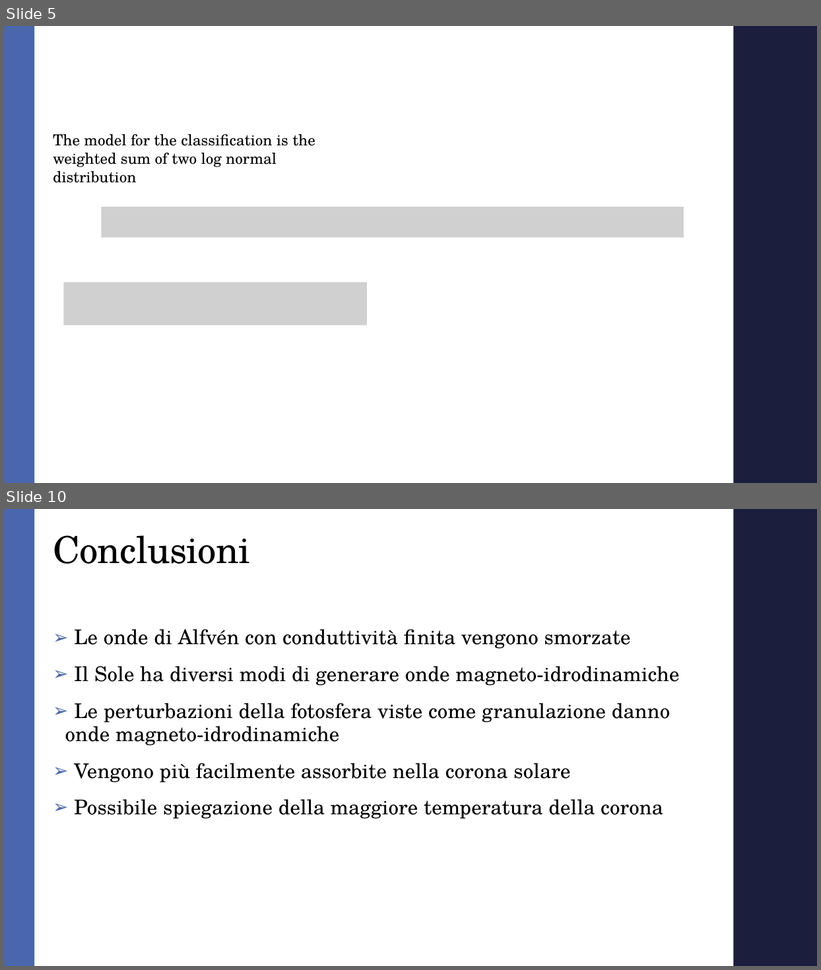
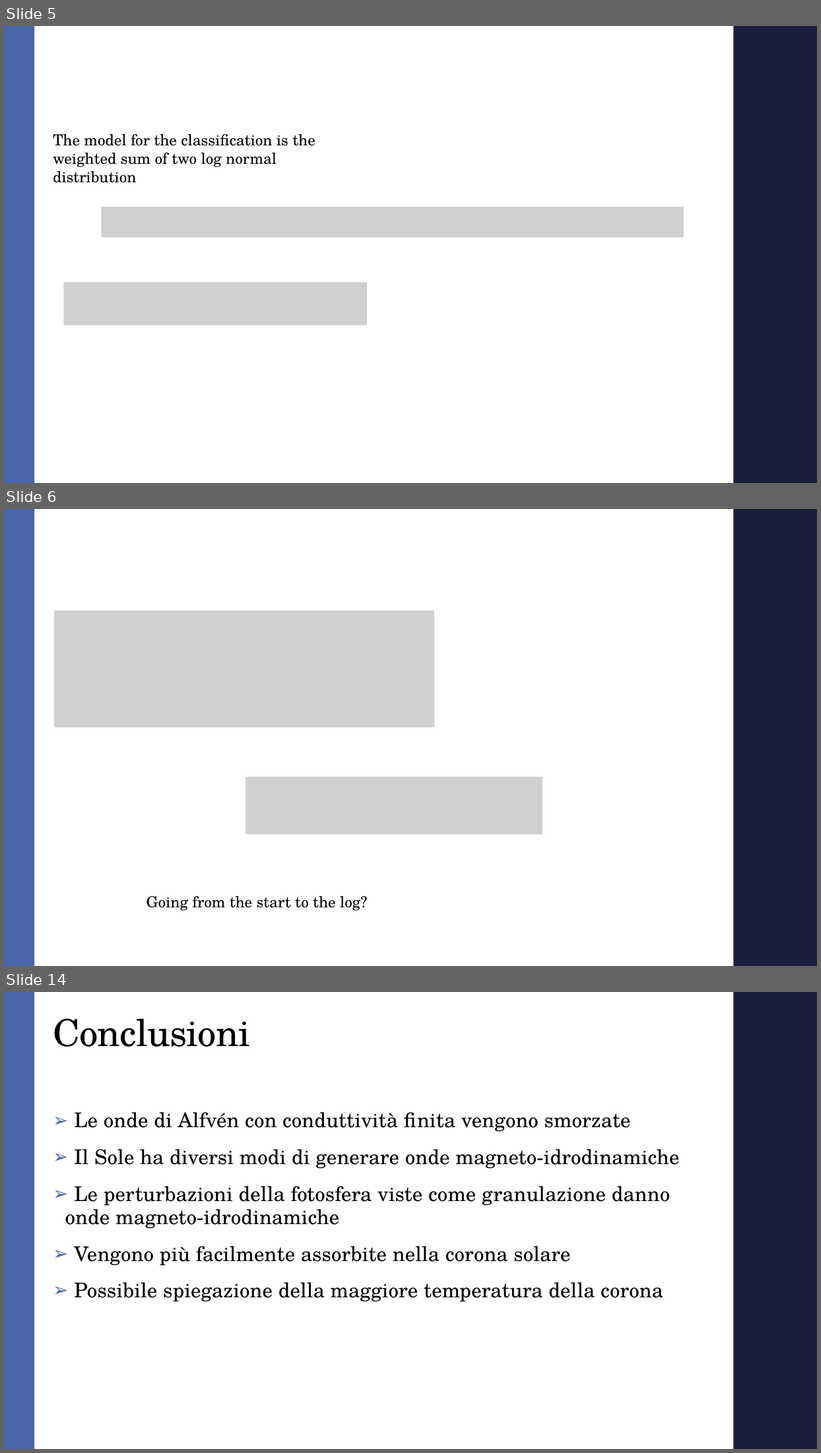
Before and after one commit to AndreaMarcone01/Bayesian_exam, a slide deck: Seminar.pptx. Shown one above the other, each under a label of ours: slides 5 and 10 before the commit, slides 5, 6 and 14 after it; the slides between them are not shown. The pictures are 821x970 and 821x1453 pixels, drawn with LibreOffice and Linux fonts; fonts in the diff are those of the drawing; grey boxes stand for pictures; background and template pictures are left out. Boxes give left, top, right and bottom in pixels: in the first picture for what was removed or moved away, otherwise in the second. Text is boxed around its words. In the diff, an @@ line names an element or a change of style, - is before the commit and + after.

```diff
--- a/Seminar.pptx
+++ b/Seminar.pptx
@@ slide 6 added at (x1=4, y1=509, x2=817, y2=966), background #FFFFFF; not listed: 2 template elements that a slide beside it also shows @@
@@ picture added at (x1=54, y1=611, x2=435, y2=728) @@
@@ picture added at (x1=246, y1=777, x2=543, y2=834) @@
@@ text added at (x1=147, y1=896, x2=367, y2=911), 18 pt, text #000000 @@
+Going from the start to the log?
@@ what was slide 10 is now slide 14 @@
```
Also in this commit, not shown: 2 slides changed, 4 other slides added, 1 slide removed, 16 other files.
